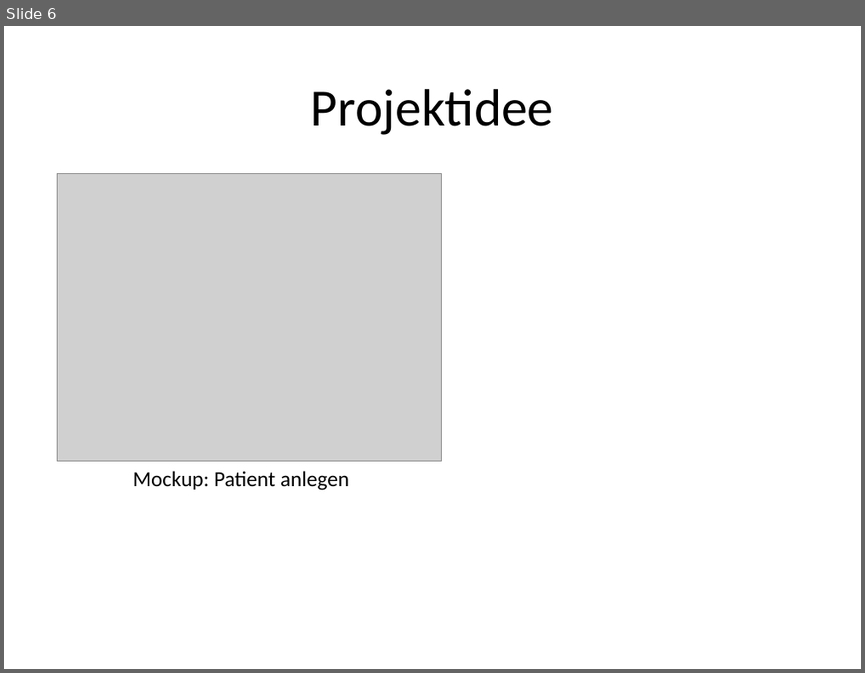
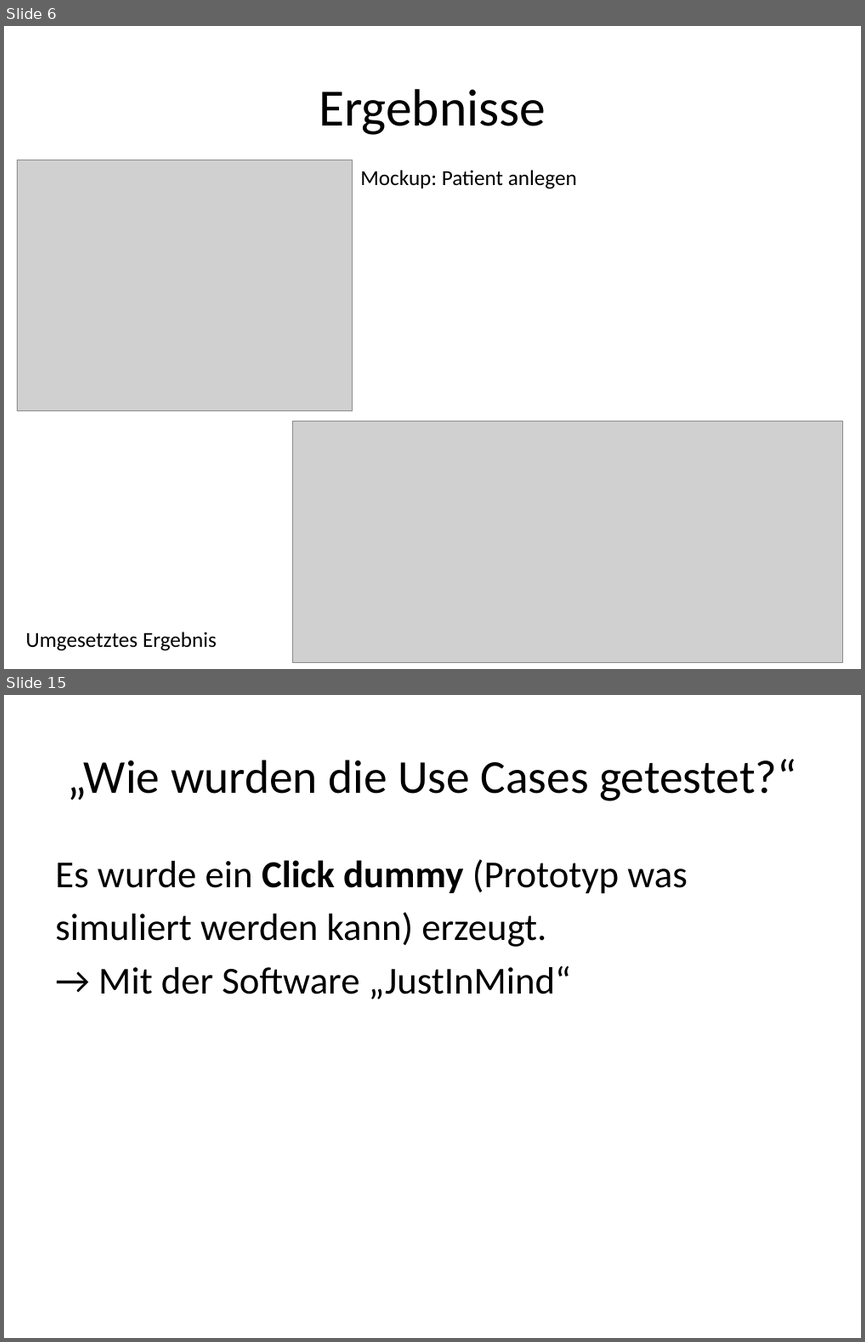
Before and after one commit to valeriapag/E-Mood-Tracker, a slide deck: Doku/endpräsentation-ehalth.pptx. Shown one above the other, each under a label of ours: slide 6 before the commit, slides 6 and 15 after it; the slides between them are not shown. The pictures are 865x673 and 865x1342 pixels, drawn with LibreOffice and Linux fonts; fonts in the diff are those of the drawing; grey boxes stand for pictures. Boxes give left, top, right and bottom in pixels: in the first picture for what was removed or moved away, otherwise in the second. Text is boxed around its words. In the diff, an @@ line names an element or a change of style, - is before the commit and + after.

```diff
--- a/Doku/endpräsentation-ehalth.pptx
+++ b/Doku/endpräsentation-ehalth.pptx
@@ slide 15 added at box(4, 695, 861, 1338), background #FFFFFF @@
@@ title added at box(68, 759, 796, 801), 39.6 pt, text #000000 @@
+„Wie wurden die Use Cases getestet?“
@@ text added at box(55, 859, 687, 999), 32 pt, text #000000 @@
+Es wurde ein Click dummy (Prototyp was
+simuliert werden kann) erzeugt.
+→ Mit der Software „JustInMind“
@@ slide 6 changed as well @@
@@ title at box(318, 89, 545, 135): text changed @@
-Projektidee
+Ergebnisse
@@ picture: place and size @@
-picture at box(57, 173, 441, 461)
+picture at box(18, 159, 352, 411)
@@ text "Mockup: Patient anlegen": place and size @@
-text "Mockup: Patient anlegen" at box(133, 471, 349, 490)
+text "Mockup: Patient anlegen" at box(360, 170, 577, 189)
@@ picture added at box(293, 421, 843, 662) @@
@@ text added at box(26, 631, 216, 651), 18 pt, text #000000 @@
+Umgesetztes Ergebnis
```
Also in this commit, not shown: 4 other slides changed, 13 other slides added, 2 slides removed, 1 other file.
